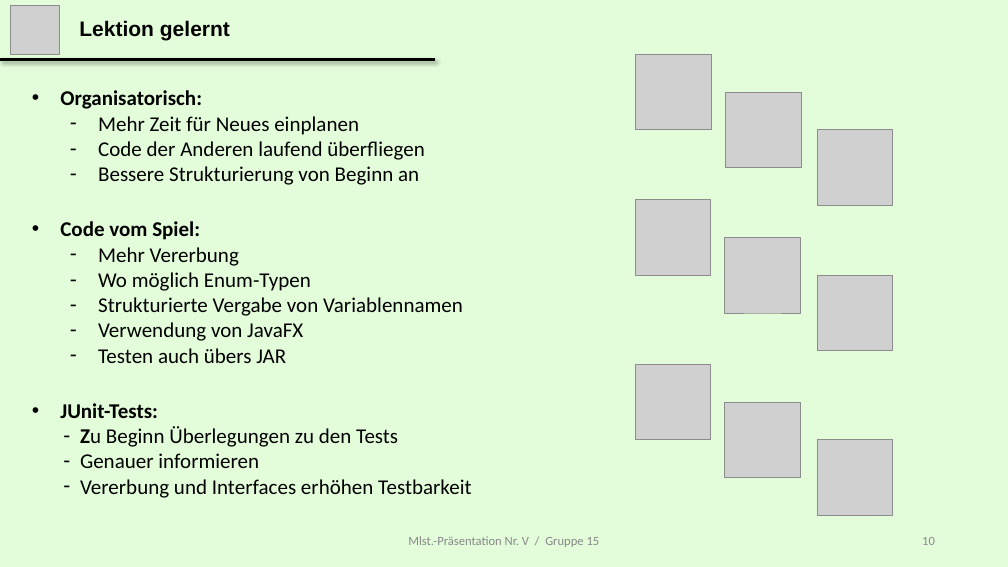
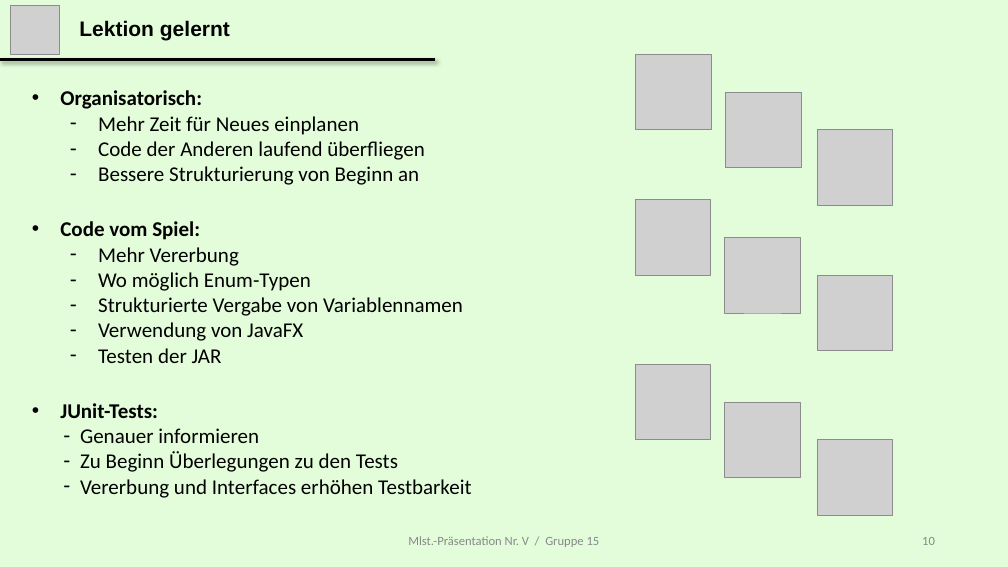
Before and after one commit to gjoyet/skipBo, a slide deck: slide 10 of 00_General/Presentation/MS 5/Presentation_Milestone_v_Master.pptx. Drawn at 1008x567 pixels with LibreOffice and Linux fonts; fonts in the diff are those of the drawing; grey boxes stand for pictures. Boxes give left, top, right and bottom in pixels: in the first picture for what was removed or moved away, otherwise in the second. Text is boxed around its words. In the diff, an @@ line names an element or a change of style, - is before the commit and + after.

```diff
--- a/00_General/Presentation/MS 5/Presentation_Milestone_v_Master.pptx
+++ b/00_General/Presentation/MS 5/Presentation_Milestone_v_Master.pptx
@@ text at (x1=98, y1=348, x2=222, y2=363): text changed @@
-  – Testen auch übers JAR
+  – Testen der JAR
@@ text at (x1=80, y1=428, x2=259, y2=443): paragraph added @@
+  – Genauer informieren
@@ text at (x1=80, y1=453, x2=259, y2=468): paragraph removed @@
-  – Genauer informieren
@@ text at (x1=80, y1=451, x2=398, y2=472): bold off in "Zu" @@
```
Also in this commit, not shown: 3 other slides changed, 2 other files.
